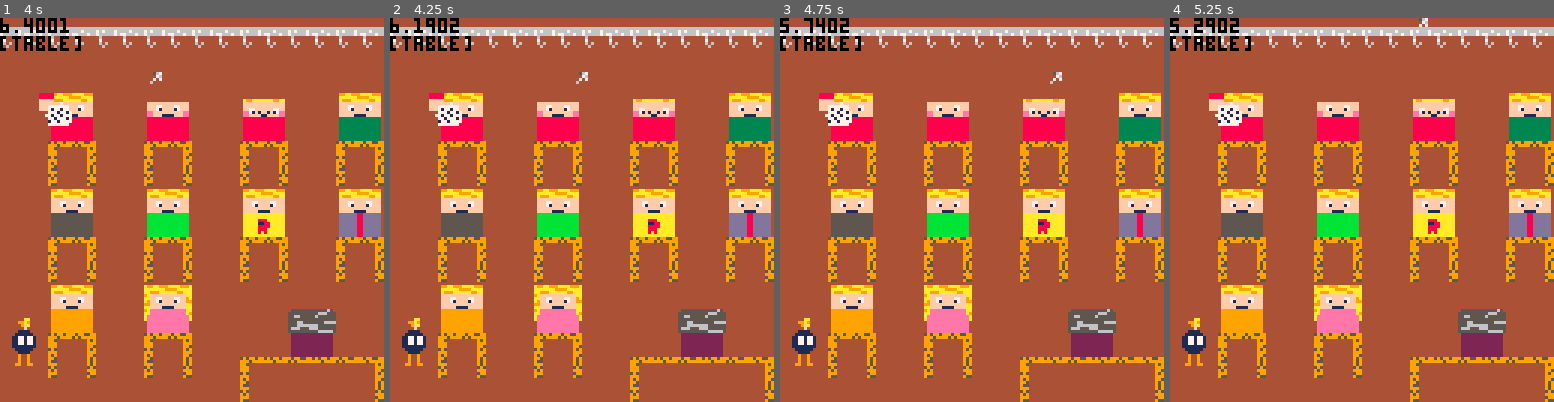
Above: before the commit, frames 1-4 (left to right).
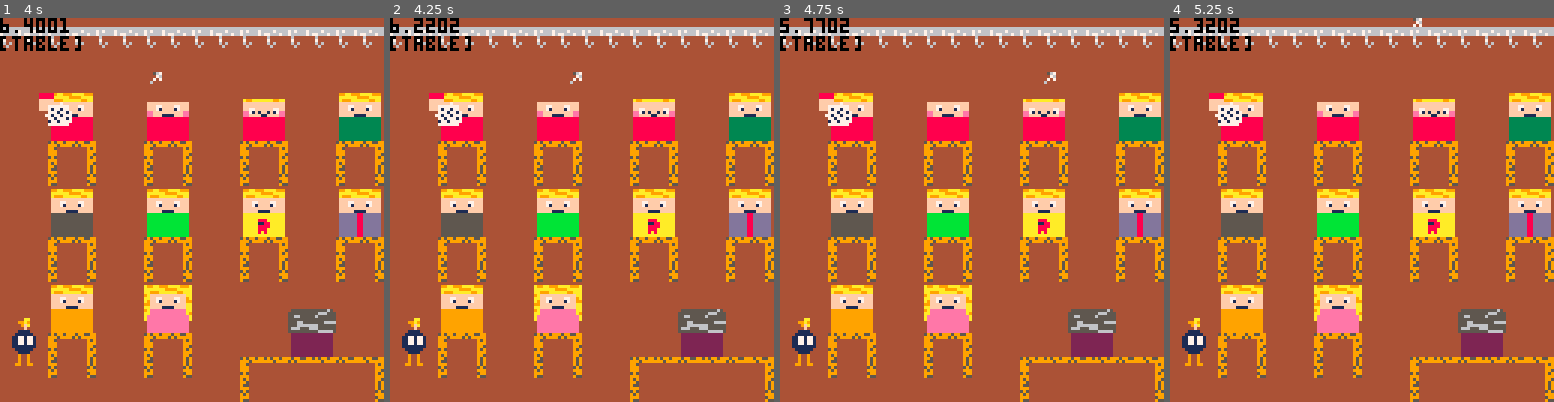
Above: after the commit, the same moments.

Repository: fpiesik/sursa_25-26
Game: PICO-8 cartridge mikolaj.p8
Same seed, same stepped clock (60 frames per second), same inputs: the game is played once before the commit and once after it.
Inputs:
- Up to frame 1 (4 s): tap X (X key) at 0.33, 1.07, 1.85, 2.97 s; tap O (Z key) at 0.7, 1.7, 2.1, 2.5, 2.9, 3.3, 3.7 s; hold Right 1.6-2.1 s; hold Up 2.15-2.42 s; hold Right 2.47-3.03 s; hold Left 3.08-3.58 s; hold Down 3.63-3.97 s
- Up to frame 2 (4.25 s): hold Right from 4.02 s (still down); tap X (X key) at 4.08 s; tap O (Z key) at 4.1 s
- Up to frame 3 (4.75 s): tap O (Z key) at 4.5 s; release Right at 4.68 s; hold Up from 4.73 s (still down)
- Up to frame 4 (5.25 s): tap O (Z key) at 4.9 s; release Up at 5.03 s; hold Left from 5.08 s (still down); tap X (X key) at 5.2 s

Frame 1 is identical in both runs. In frame 2, 0.2% of the frame differs, in the area x 6-52%, y 0-18%; in frame 3, 0.1%; in frame 4, 0.1%.

Commit message:
Update story flow for added games

Diff:
--- a/elias.p8
+++ b/elias.p8
@@ -24,6 +24,7 @@
 end
 
 function _draw()
+ ss_menu()
  cls()
 
  if gmo == 0 and win ==0 then
@@ -103,6 +104,38 @@
 		spr(s.sprts[s.frm],s.x+s.br-4,s.y)
 	end
 }
+
+-->8
+-- multi-cart helper
+ss_done=false
+function ss_finish(r)
+ if ss_done then return end
+ ss_done=true
+ cartdata("surviving_sandwehen")
+ dset(3,r)
+ load("surviving_sandwehen.p8")
+end
+
+function ss_menu()
+ if (btn(4) and btnp(5))
+ or (btn(5) and btnp(4)) then
+  cartdata("surviving_sandwehen")
+  dset(3,0)
+  load("surviving_sandwehen.p8")
+ end
+ ss_check_finish()
+end
+
+function ss_check_finish()
+ if won==1 or won==true or win==1 or win==true then ss_finish(1) end
+ if books~=nil and maxbooks~=nil and books>=maxbooks then ss_finish(1) end
+ if gmo==2 then ss_finish(1) end
+ if gmo==1 then ss_finish(2) end
+ if t~=nil and t<0 then ss_finish(2) end
+ if px~=nil and px2~=nil and px>122 then ss_finish(1) end
+ if px~=nil and px2~=nil and px2>px then ss_finish(2) end
+ if pdl1y~=nil and pdl2y~=nil and time()>10 then ss_finish(1) end
+end
 
 __gfx__
 00000000000000000000000000555555555555555550000000000000000000000000000000000000777777776666666655555555588585883333333357555555
--- a/illia.p8
+++ b/illia.p8
@@ -19,6 +19,7 @@
 end
 
 function _draw()
+ ss_menu()
  cls(7)
  map(0,0,0,0,16,16)
  spr(1,x,y)
@@ -131,6 +132,38 @@
 		spr(s.sprts[s.frm],s.x+s.br-4,s.y)
 	end
 }
+
+-->8
+-- multi-cart helper
+ss_done=false
+function ss_finish(r)
+ if ss_done then return end
+ ss_done=true
+ cartdata("surviving_sandwehen")
+ dset(3,r)
+ load("surviving_sandwehen.p8")
+end
+
+function ss_menu()
+ if (btn(4) and btnp(5))
+ or (btn(5) and btnp(4)) then
+  cartdata("surviving_sandwehen")
+  dset(3,0)
+  load("surviving_sandwehen.p8")
+ end
+ ss_check_finish()
+end
+
+function ss_check_finish()
+ if won==1 or won==true or win==1 or win==true then ss_finish(1) end
+ if books~=nil and maxbooks~=nil and books>=maxbooks then ss_finish(1) end
+ if gmo==2 then ss_finish(1) end
+ if gmo==1 then ss_finish(2) end
+ if t~=nil and t<0 then ss_finish(2) end
+ if px~=nil and px2~=nil and px>122 then ss_finish(1) end
+ if px~=nil and px2~=nil and px2>px then ss_finish(2) end
+ if pdl1y~=nil and pdl2y~=nil and time()>10 then ss_finish(1) end
+end
 
 __gfx__
 0000000008877760088777600887776008877760000000000000000000000000000000000000000072a9229a71a9119a7da9dd9a339933333333333333333333
--- a/issa.p8
+++ b/issa.p8
@@ -77,6 +77,7 @@
 end
 
 function _draw()
+ ss_menu()
  cls()
  map(0,0,0,0,1000,15000)
 
@@ -196,6 +197,38 @@
 		spr(s.sprts[s.frm],s.x+s.br-4,s.y)
 	end
 }
+
+-->8
+-- multi-cart helper
+ss_done=false
+function ss_finish(r)
+ if ss_done then return end
+ ss_done=true
+ cartdata("surviving_sandwehen")
+ dset(3,r)
+ load("surviving_sandwehen.p8")
+end
+
+function ss_menu()
+ if (btn(4) and btnp(5))
+ or (btn(5) and btnp(4)) then
+  cartdata("surviving_sandwehen")
+  dset(3,0)
+  load("surviving_sandwehen.p8")
+ end
+ ss_check_finish()
+end
+
+function ss_check_finish()
+ if won==1 or won==true or win==1 or win==true then ss_finish(1) end
+ if books~=nil and maxbooks~=nil and books>=maxbooks then ss_finish(1) end
+ if gmo==2 then ss_finish(1) end
+ if gmo==1 then ss_finish(2) end
+ if t~=nil and t<0 then ss_finish(2) end
+ if px~=nil and px2~=nil and px>122 then ss_finish(1) end
+ if px~=nil and px2~=nil and px2>px then ss_finish(2) end
+ if pdl1y~=nil and pdl2y~=nil and time()>10 then ss_finish(1) end
+end
 
 __gfx__
 00000000777777aaa77777770000006660000000399999999999977733333333333333339999999999999999dddddddddddddddd444444464444444444444444
--- a/jan.p8
+++ b/jan.p8
@@ -17,6 +17,7 @@
 end
 
 function _draw()
+ ss_menu()
 	cls(1)
 	map()
 	spr(134,y,x,2,2)
@@ -115,6 +116,38 @@
 		spr(s.sprts[s.frm],s.x+s.br-4,s.y)
 	end
 }
+-->8
+-- multi-cart helper
+ss_done=false
+function ss_finish(r)
+ if ss_done then return end
+ ss_done=true
+ cartdata("surviving_sandwehen")
+ dset(3,r)
+ load("surviving_sandwehen.p8")
+end
+
+function ss_menu()
+ if (btn(4) and btnp(5))
+ or (btn(5) and btnp(4)) then
+  cartdata("surviving_sandwehen")
+  dset(3,0)
+  load("surviving_sandwehen.p8")
+ end
+ ss_check_finish()
+end
+
+function ss_check_finish()
+ if won==1 or won==true or win==1 or win==true then ss_finish(1) end
+ if books~=nil and maxbooks~=nil and books>=maxbooks then ss_finish(1) end
+ if gmo==2 then ss_finish(1) end
+ if gmo==1 then ss_finish(2) end
+ if t~=nil and t<0 then ss_finish(2) end
+ if px~=nil and px2~=nil and px>122 then ss_finish(1) end
+ if px~=nil and px2~=nil and px2>px then ss_finish(2) end
+ if pdl1y~=nil and pdl2y~=nil and time()>10 then ss_finish(1) end
+end
+
 __gfx__
 000000001111111100000000000000000000000000000000ffffffffffffffffffffffffffffffff888888880000000000000000444444440000000000000000
 000000001111111100000000000000000000000000000000ffffffffffffffffffffffffffffffff888888880000000000000000400000040000000000000000
--- a/joud.p8
+++ b/joud.p8
@@ -20,6 +20,7 @@
 
 frm = 1 --frame
 function _draw()
+ ss_menu()
 	cls(5)
 	map()
 	spr(52,85,2,2)
@@ -92,6 +93,38 @@
 
 function _update()
 
+end
+
+-->8
+-- multi-cart helper
+ss_done=false
+function ss_finish(r)
+ if ss_done then return end
+ ss_done=true
+ cartdata("surviving_sandwehen")
+ dset(3,r)
+ load("surviving_sandwehen.p8")
+end
+
+function ss_menu()
+ if (btn(4) and btnp(5))
+ or (btn(5) and btnp(4)) then
+  cartdata("surviving_sandwehen")
+  dset(3,0)
+  load("surviving_sandwehen.p8")
+ end
+ ss_check_finish()
+end
+
+function ss_check_finish()
+ if won==1 or won==true or win==1 or win==true then ss_finish(1) end
+ if books~=nil and maxbooks~=nil and books>=maxbooks then ss_finish(1) end
+ if gmo==2 then ss_finish(1) end
+ if gmo==1 then ss_finish(2) end
+ if t~=nil and t<0 then ss_finish(2) end
+ if px~=nil and px2~=nil and px>122 then ss_finish(1) end
+ if px~=nil and px2~=nil and px2>px then ss_finish(2) end
+ if pdl1y~=nil and pdl2y~=nil and time()>10 then ss_finish(1) end
 end
 
 __gfx__
--- a/mikolaj.p8
+++ b/mikolaj.p8
@@ -26,6 +26,7 @@
 end
 
 function _draw()
+ ss_menu()
  cls(4)
  map(mapoff,0)
  print(t)
@@ -40,6 +41,10 @@
  if t < 0 then
   mapoff = 17
   sfx(1)
+ end
+ if abs(x1-l[index][2])<10 and abs(y1-l[index][3])<10 then
+  won=1
+  print("gefunden!",46,112,11)
  end
 
 
@@ -78,6 +83,38 @@
   y1 = y1 - 2
  end
 end
+-->8
+-- multi-cart helper
+ss_done=false
+function ss_finish(r)
+ if ss_done then return end
+ ss_done=true
+ cartdata("surviving_sandwehen")
+ dset(3,r)
+ load("surviving_sandwehen.p8")
+end
+
+function ss_menu()
+ if (btn(4) and btnp(5))
+ or (btn(5) and btnp(4)) then
+  cartdata("surviving_sandwehen")
+  dset(3,0)
+  load("surviving_sandwehen.p8")
+ end
+ ss_check_finish()
+end
+
+function ss_check_finish()
+ if won==1 or won==true or win==1 or win==true then ss_finish(1) end
+ if books~=nil and maxbooks~=nil and books>=maxbooks then ss_finish(1) end
+ if gmo==2 then ss_finish(1) end
+ if gmo==1 then ss_finish(2) end
+ if t~=nil and t<0 then ss_finish(2) end
+ if px~=nil and px2~=nil and px>122 then ss_finish(1) end
+ if px~=nil and px2~=nil and px2>px then ss_finish(2) end
+ if pdl1y~=nil and pdl2y~=nil and time()>10 then ss_finish(1) end
+end
+
 __gfx__
 0000000044444444099aa999aaaa9990099aa999aaaa9990000000000000000000000000000000000555555555555650099aa999aaaa9990099aa999aaaa9990
 00000000444444440aaaaaa9999aaaa00aaaaaa9999aaaa00000000000000000000000000000000055555555556665550aaaaaa9999aaaa00aaaaaa9999aaaa0
--- a/musa.p8
+++ b/musa.p8
@@ -35,6 +35,7 @@
 end
 
 function _draw()
+ ss_menu()
 	cls()
 	map()
 	spr(5,px,py)
@@ -92,6 +93,38 @@
 	end
 }
 
+-->8
+-- multi-cart helper
+ss_done=false
+function ss_finish(r)
+ if ss_done then return end
+ ss_done=true
+ cartdata("surviving_sandwehen")
+ dset(3,r)
+ load("surviving_sandwehen.p8")
+end
+
+function ss_menu()
+ if (btn(4) and btnp(5))
+ or (btn(5) and btnp(4)) then
+  cartdata("surviving_sandwehen")
+  dset(3,0)
+  load("surviving_sandwehen.p8")
+ end
+ ss_check_finish()
+end
+
+function ss_check_finish()
+ if won==1 or won==true or win==1 or win==true then ss_finish(1) end
+ if books~=nil and maxbooks~=nil and books>=maxbooks then ss_finish(1) end
+ if gmo==2 then ss_finish(1) end
+ if gmo==1 then ss_finish(2) end
+ if t~=nil and t<0 then ss_finish(2) end
+ if px~=nil and px2~=nil and px>122 then ss_finish(1) end
+ if px~=nil and px2~=nil and px2>px then ss_finish(2) end
+ if pdl1y~=nil and pdl2y~=nil and time()>10 then ss_finish(1) end
+end
+
 __gfx__
 00000000885885888858858888588588000000000f000f000f000f00000000000000000000000000000000000000000000000009000000000009000000055000
 00000000885885888858858888588588000000000ffffff00ffffff0000000000000000000000000000000000000000000000099000000000009000000555500
--- a/nayla.p8
+++ b/nayla.p8
@@ -11,9 +11,11 @@
 end
 
 function _draw()
+ ss_menu()
 	cls(0)
 	map()
 	zeit:drw()
+	if zeit.zta<=0 then won=1 end
 end
 -->8
 --zeit
@@ -58,6 +60,38 @@
 		spr(s.sprts[s.frm],s.x+s.br-4,s.y)
 	end
 }
+
+-->8
+-- multi-cart helper
+ss_done=false
+function ss_finish(r)
+ if ss_done then return end
+ ss_done=true
+ cartdata("surviving_sandwehen")
+ dset(3,r)
+ load("surviving_sandwehen.p8")
+end
+
+function ss_menu()
+ if (btn(4) and btnp(5))
+ or (btn(5) and btnp(4)) then
+  cartdata("surviving_sandwehen")
+  dset(3,0)
+  load("surviving_sandwehen.p8")
+ end
+ ss_check_finish()
+end
+
+function ss_check_finish()
+ if won==1 or won==true or win==1 or win==true then ss_finish(1) end
+ if books~=nil and maxbooks~=nil and books>=maxbooks then ss_finish(1) end
+ if gmo==2 then ss_finish(1) end
+ if gmo==1 then ss_finish(2) end
+ if t~=nil and t<0 then ss_finish(2) end
+ if px~=nil and px2~=nil and px>122 then ss_finish(1) end
+ if px~=nil and px2~=nil and px2>px then ss_finish(2) end
+ if pdl1y~=nil and pdl2y~=nil and time()>10 then ss_finish(1) end
+end
 
 __gfx__
 0000000077777777777777777777777777777777222222224444444411111111dddddddd99999111111999999999999999999999000000000000000000000000
--- a/sam.p8
+++ b/sam.p8
@@ -37,6 +37,7 @@
 
 
 function _draw()
+ ss_menu()
 zeit:upd()
 		--frame count
 	frm = frm + 0.1
@@ -209,6 +210,38 @@
 		spr(s.sprts[s.frm],s.x+s.br-4,s.y)
 	end
 }
+
+-->8
+-- multi-cart helper
+ss_done=false
+function ss_finish(r)
+ if ss_done then return end
+ ss_done=true
+ cartdata("surviving_sandwehen")
+ dset(3,r)
+ load("surviving_sandwehen.p8")
+end
+
+function ss_menu()
+ if (btn(4) and btnp(5))
+ or (btn(5) and btnp(4)) then
+  cartdata("surviving_sandwehen")
+  dset(3,0)
+  load("surviving_sandwehen.p8")
+ end
+ ss_check_finish()
+end
+
+function ss_check_finish()
+ if won==1 or won==true or win==1 or win==true then ss_finish(1) end
+ if books~=nil and maxbooks~=nil and books>=maxbooks then ss_finish(1) end
+ if gmo==2 then ss_finish(1) end
+ if gmo==1 then ss_finish(2) end
+ if t~=nil and t<0 then ss_finish(2) end
+ if px~=nil and px2~=nil and px>122 then ss_finish(1) end
+ if px~=nil and px2~=nil and px2>px then ss_finish(2) end
+ if pdl1y~=nil and pdl2y~=nil and time()>10 then ss_finish(1) end
+end
 
 __gfx__
 00000000000a99aa00000000000a99aa00000000666666666666666666666666666666666666666666666666666666666666666600000000a9a9a00000000000
--- a/sophia.p8
+++ b/sophia.p8
@@ -14,6 +14,7 @@
 end
 
 function _draw()
+ ss_menu()
 
 
 cls()
@@ -115,6 +116,38 @@
 --player design by: pico-8
 --dekoration by: sophia & delal
 --kode by: sophia
+-->8
+-- multi-cart helper
+ss_done=false
+function ss_finish(r)
+ if ss_done then return end
+ ss_done=true
+ cartdata("surviving_sandwehen")
+ dset(3,r)
+ load("surviving_sandwehen.p8")
+end
+
+function ss_menu()
+ if (btn(4) and btnp(5))
+ or (btn(5) and btnp(4)) then
+  cartdata("surviving_sandwehen")
+  dset(3,0)
+  load("surviving_sandwehen.p8")
+ end
+ ss_check_finish()
+end
+
+function ss_check_finish()
+ if won==1 or won==true or win==1 or win==true then ss_finish(1) end
+ if books~=nil and maxbooks~=nil and books>=maxbooks then ss_finish(1) end
+ if gmo==2 then ss_finish(1) end
+ if gmo==1 then ss_finish(2) end
+ if t~=nil and t<0 then ss_finish(2) end
+ if px~=nil and px2~=nil and px>122 then ss_finish(1) end
+ if px~=nil and px2~=nil and px2>px then ss_finish(2) end
+ if pdl1y~=nil and pdl2y~=nil and time()>10 then ss_finish(1) end
+end
+
 __gfx__
 000000000ae9aa900aa000000000000000e9aa9000e9aa900aa00000000000000e9aa900ae9aa90000e9aa900044444444400000000000000000000000000000
 00000000a9eaaaa9a9e9aa9a0ae9aa900aeaaaa90aeaaaa9a9e9aa9a0ae9aa90aeaaaa909eaaaa900aeaaaa90044444444440000000000000000000000000000
--- a/surviving_sandwehen.p8
+++ b/surviving_sandwehen.p8
@@ -7,41 +7,38 @@
 -- story_order is intentionally separate:
 -- reorder this list later without touching
 -- the single level menu below.
-story_order={1,2,3,4,5,6,7,8,9,10,11,12}
+story_order={}
 
 levels={
  {"alina",   "mensa escape"},
  {"alissa",  "schulweg"},
  {"damon",   "wort-sortierer"},
  {"elanur",  "hindernislauf"},
+ {"elias",   "klassenzimmer"},
  {"emirhan", "faecher-sortierer"},
+ {"illia",   "buecher-labyrinth"},
+ {"issa",    "ball-chaos"},
  {"ivan",    "sandwehen"},
+ {"jan",     "sammelspiel"},
+ {"joud",    "pong-training"},
  {"lian",    "level"},
+ {"mikolaj", "suchspiel"},
+ {"musa",    "mach das"},
+ {"nayla",   "level"},
  {"raphael", "level"},
+ {"sam",     "schneeball"},
  {"samuel",  "verstecken"},
  {"sean",    "schneeball"},
+ {"sophia",  "laufspiel"},
  {"toprak",  "basketball"},
  {"tyler",   "zu spaet"}
 }
 
-story_text={
- "erstmal mensa ueberleben:\nwer snacks ausweicht,\nbekommt energie fuer tag 1.",
- "der schulweg ruft.\nautos links, abschluss rechts!",
- "woerter sortieren: deutsch\nist wie sport, nur mit stiften.",
- "hindernislauf im schulflur.\nbitte nicht die deko umrennen.",
- "faecher sortieren:\nchaos rein, stundenplan raus.",
- "sandwehen vor der schule!\naugen zu und weiterlernen.",
- "ein mysterioeses level.\nniemand weiss, was passiert.",
- "noch ein level der legenden.\nmutig bleiben!",
- "verstecken in der schule.\npsst, die pause zaehlt.",
- "schneeball-alarm!\nauch kalte haende schaffen abi.",
- "basketball-pruefung:\nkorb treffen, zukunft treffen.",
- "zu spaet? nicht heute!\nder abschluss wartet."
-}
+for i=1,#levels do add(story_order,i) end
 
 -- cartdata works in pico-8 html exports.
 -- slots: 0 mode, 1 story pos,
--- 2 lives, 3 result from level
+-- 2 reserved, 3 result from level
 cartdata("surviving_sandwehen")
 
 state="title"
@@ -49,7 +46,7 @@
 level_sel=1
 blink=0
 timer=0
-lives=3
+lives=1
 story_pos=1
 
 function _init()
@@ -76,17 +73,10 @@
   if story_pos>#story_order then
    state="graduation"
   else
-   state="cutscene"
+   launch_story_level()
   end
  else
-  lives-=1
-  dset(2,lives)
-  if lives<=0 then
-   state="gameover"
-  else
-   state="retry"
-   timer=120
-  end
+  state="gameover"
  end
 end
 
@@ -94,9 +84,9 @@
  blink=(blink+1)%60
  if state=="title" then update_title()
  elseif state=="single" then update_single()
- elseif state=="cutscene" then update_cutscene()
- elseif state=="retry" then update_retry()
- elseif state=="graduation" or state=="gameover" then update_end_scene()
+ elseif state=="intro" then update_intro()
+ elseif state=="graduation" then update_end_scene()
+ elseif state=="gameover" then update_gameover()
  end
 end
 
@@ -110,13 +100,13 @@
 end
 
 function start_story()
- lives=3
+ lives=1
  story_pos=1
  dset(0,1)
  dset(1,story_pos)
  dset(2,lives)
  dset(3,0)
- state="cutscene"
+ state="intro"
 end
 
 function update_single()
@@ -134,7 +124,7 @@
  end
 end
 
-function update_cutscene()
+function update_intro()
  if btnp(5) then state="title" sfx(0) end
  if btnp(4) then
   dset(0,1)
@@ -142,19 +132,28 @@
   dset(2,lives)
   dset(3,0)
   sfx(1)
-  load_level(story_order[story_pos])
- end
-end
-
-function update_retry()
- timer-=1
- if timer<=0 then
-  dset(0,1)
-  dset(1,story_pos)
-  dset(2,lives)
-  dset(3,0)
-  load_level(story_order[story_pos])
- end
+  launch_story_level()
+ end
+end
+
+function update_gameover()
+ if btnp(4) then
+  launch_story_level()
+ elseif btnp(5) then
+  dset(0,0)
+  dset(3,0)
+  state="title"
+  sfx(0)
+ end
+end
+
+function launch_story_level()
+ dset(0,1)
+ dset(1,story_pos)
+ dset(2,lives)
+ dset(3,0)
+ sfx(1)
+ load_level(story_order[story_pos])
 end
 
 function update_end_scene()
@@ -175,8 +174,7 @@
 function _draw()
  if state=="title" then draw_title()
  elseif state=="single" then draw_single()
- elseif state=="cutscene" then draw_cutscene()
- elseif state=="retry" then draw_retry()
+ elseif state=="intro" then draw_intro()
  elseif state=="graduation" then draw_graduation()
  elseif state=="gameover" then draw_gameover()
  end
@@ -225,16 +223,17 @@
  end
 end
 
-function draw_cutscene()
+function draw_intro()
  local li=story_order[story_pos]
  cls(12)
  draw_story_picture(li)
  rectfill(4,76,123,122,0)
  rect(4,76,123,122,7)
- print("kapitel "..story_pos.."/"..#story_order,8,80,10)
- print(levels[li][2],8,88,7)
- print(story_text[story_pos],8,98,6)
- print("leben: "..lives,84,80,8)
+ print("intro",8,80,10)
+ print("surviving sandwehen",8,88,7)
+ print("bestehe alle spiele und",8,98,6)
+ print("hol dir deinen abschluss!",8,106,6)
+ print("spiele: "..#story_order,80,80,8)
  print("🅾️ los  ❎ titel",30,121,5)
 end
 
@@ -246,15 +245,6 @@
  circfill(34+i%6*10,34,12,10)
  rectfill(20,54,108,68,4)
  print("bild platzhalter",34,30,7)
-end
-
-function draw_retry()
- cls(8)
- rectfill(8,38,119,88,0)
- rect(8,38,119,88,7)
- print("aua, das war knapp!",24,46,7)
- print("leben uebrig: "..lives,34,58,10)
- print("gleich nochmal...",31,72,6)
 end
 
 function draw_graduation()
@@ -279,6 +269,7 @@
  print("leider nicht geschafft",22,42,8)
  print("die sandwehen waren",24,56,7)
  print("diesmal staerker.",31,64,7)
- print("neuer versuch ab tag 1!",12,80,10)
- print("🅾️/❎ titel",42,111,5)
-end
+ print("einladung zur",34,78,10)
+ print("nachpruefung!",34,86,10)
+ print("🅾️ nochmal ❎ titel",24,111,5)
+end
